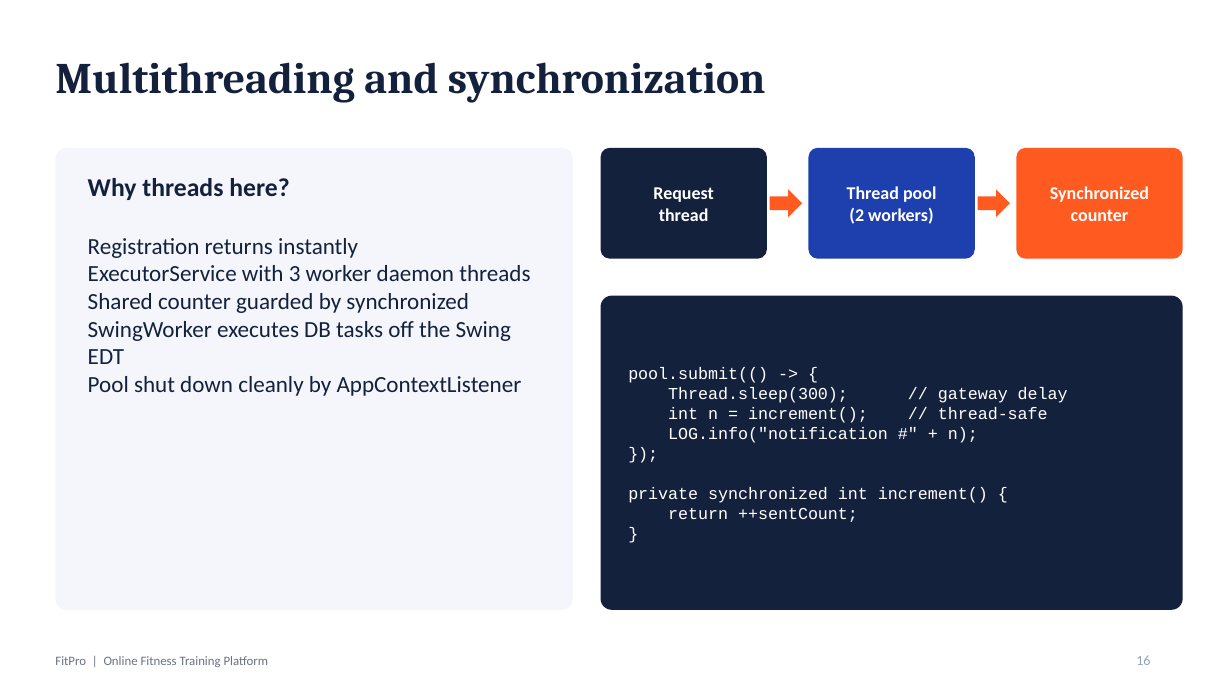
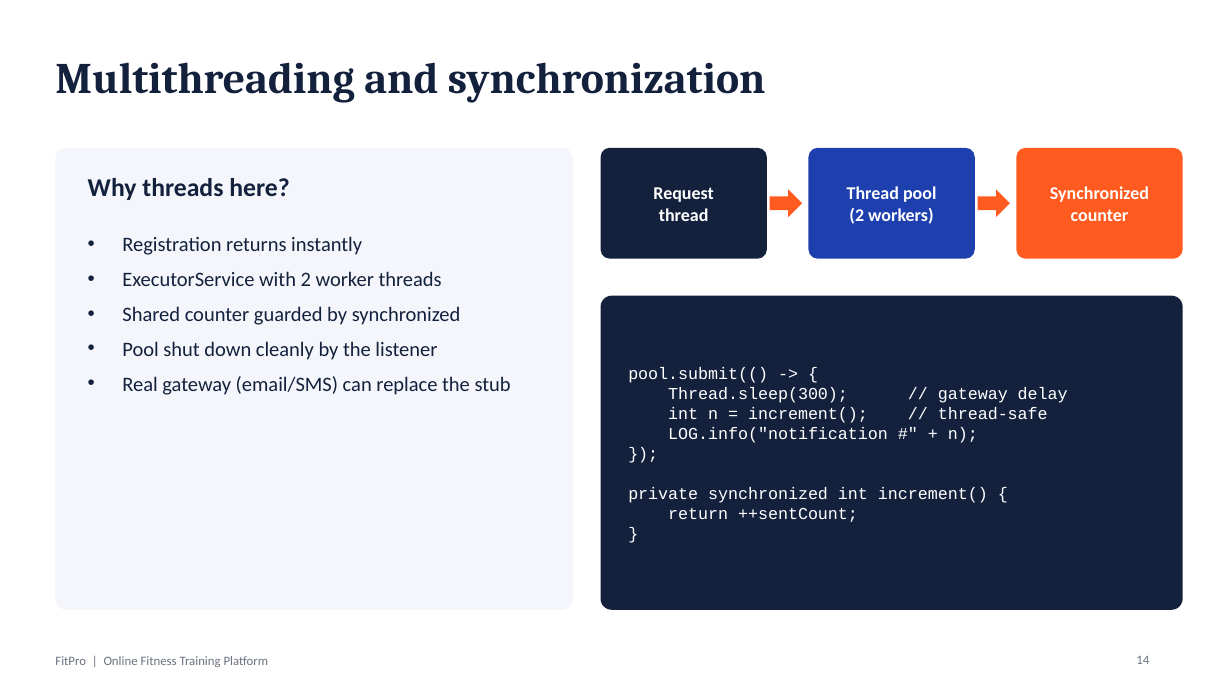
Before and after one commit to adiithakurr110/FitPro-Fitness-Platform, a slide deck: slide 14 of docs/FitPro_Final_Presentation.pptx (slide 16 before the commit). Drawn at 1232x693 pixels with LibreOffice and Linux fonts; fonts in the diff are those of the drawing. Boxes give left, top, right and bottom in pixels: in the first picture for what was removed or moved away, otherwise in the second. Text is boxed around its words. In the diff, an @@ line names an element or a change of style, - is before the commit and + after.

```diff
--- a/docs/FitPro_Final_Presentation.pptx
+++ b/docs/FitPro_Final_Presentation.pptx
@@ text at (122,236,461,325): size 18 to 16 pt in "Registration returns instantly", "Shared counter guarded by synchronized"; bullet none to •; more space between paragraphs @@
@@ text at (122,271,442,286): text changed; size 18 to 16 pt @@
-ExecutorService with 3 worker daemon threads
+• ExecutorService with 2 worker threads
@@ text at (122,341,511,395): text changed; size 18 to 16 pt @@
-SwingWorker executes DB tasks off the Swing EDT
-Pool shut down cleanly by AppContextListener
+• Pool shut down cleanly by the listener
+• Real gateway (email/SMS) can replace the stub
@@ page number at (1136,656,1149,664): text changed; size 11 to 10 pt; text colour #94A3B8 to #6B7280 @@
-16
+14
```
Also in this commit, not shown: 15 other slides changed, 1 slide added, 6 slides removed, 1 other file.
